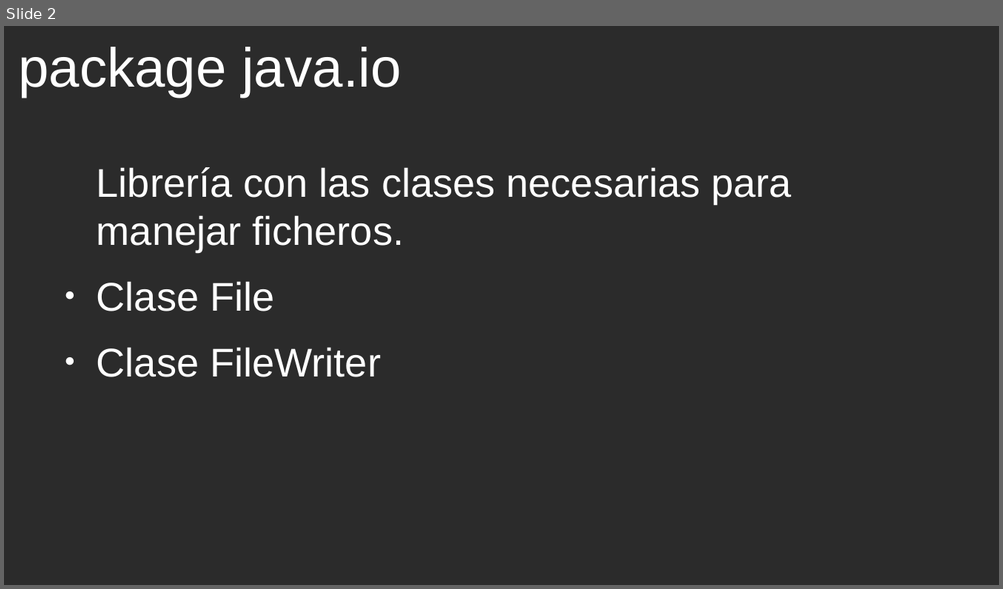
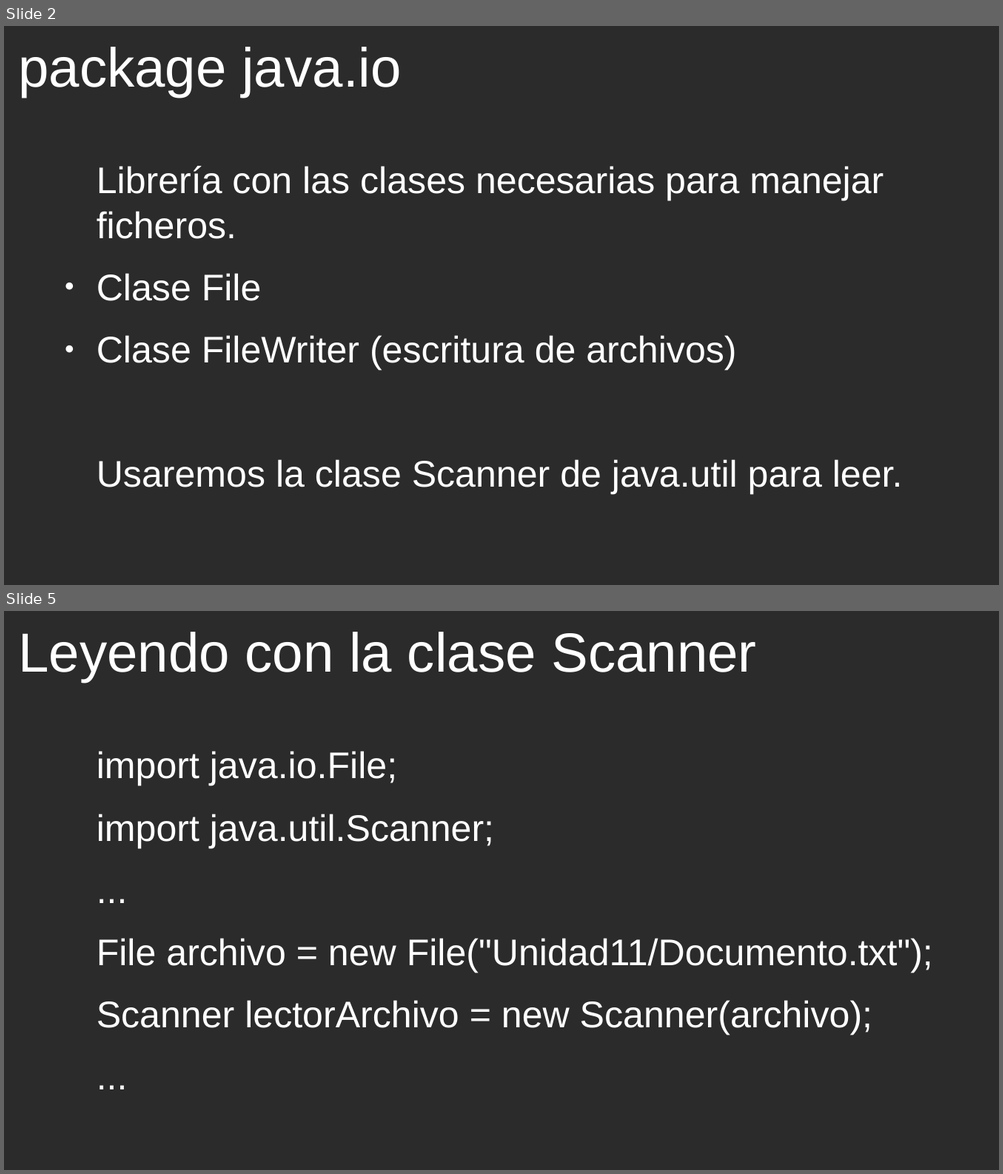
Before and after one commit to cmorenoruiz/ApuntesProgramacion, a slide deck: Unidad 11 Ficheros/Clase FileWriter Presentación para clase.odp. Shown one above the other, each under a label of ours: slide 2 before the commit, slides 2 and 5 after it; the slides between them are not shown. The pictures are 1003x589 and 1003x1174 pixels, drawn with LibreOffice and Linux fonts; fonts in the diff are those of the drawing; background and template pictures are left out; a plain dark background stands for a picture behind light text. Boxes give left, top, right and bottom in pixels: in the first picture for what was removed or moved away, otherwise in the second. Text is boxed around its words. In the diff, an @@ line names an element or a change of style, - is before the commit and + after.

Commit message:
Presentación con las diapositivas sobre métodos write y close

```diff
--- a/Unidad 11 Ficheros/Clase FileWriter Presentación para clase.odp
+++ b/Unidad 11 Ficheros/Clase FileWriter Presentación para clase.odp
@@ slide 5 added at [4, 611, 999, 1170], background picture (left out) @@
@@ title added at [18, 632, 756, 682], 44 pt, text #FFFFFF @@
+Leyendo con la clase Scanner
@@ text added at [96, 751, 933, 1035], 29.6 pt, text #FFFFFF @@
+import java.io.File;
+import java.util.Scanner;
+...
+File archivo = new File("Unidad11/Documento.txt");
+Scanner lectorArchivo = new Scanner(archivo);
+...
@@ slide 2 changed as well @@
@@ text at [96, 166, 883, 301]: size 32 to 29.6 pt in "Librería con las clases necesarias para manejar ...", "Clase File" @@
@@ text at [96, 335, 902, 494]: text changed; size 32 to 29.6 pt @@
-● Clase FileWriter
+● Clase FileWriter (escritura de archivos)
+Usaremos la clase Scanner de java.util para leer.
```
Also in this commit, not shown: 3 other slides changed, 7 other slides added, 2 slides removed.
